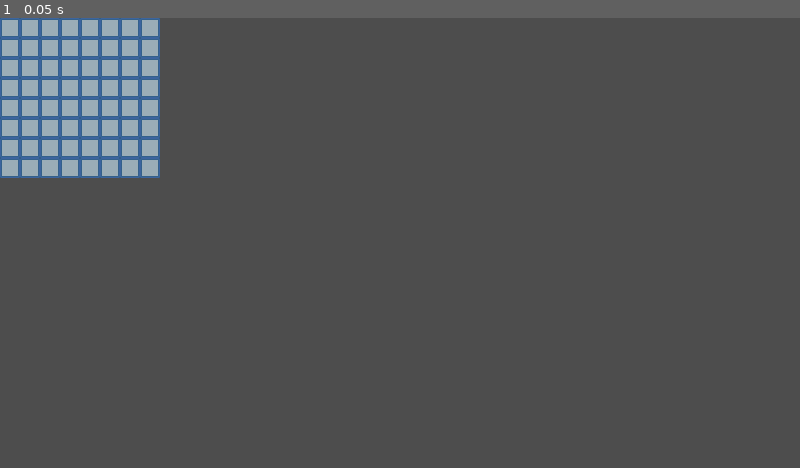
Above: before the commit, frame 1.
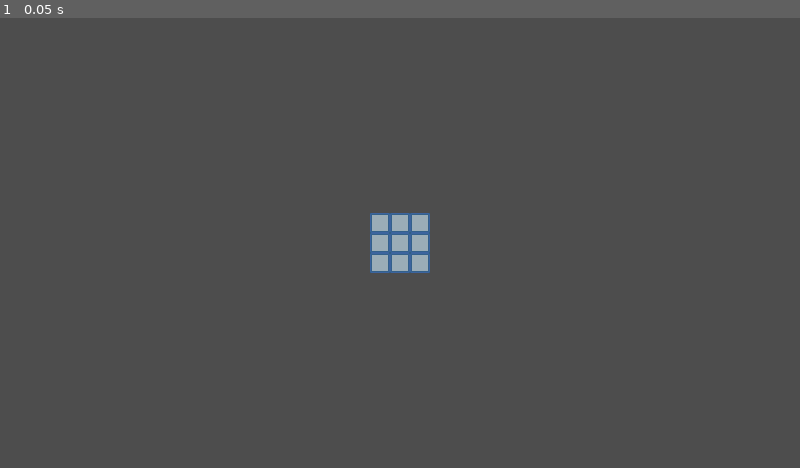
Above: after the commit, the same moment.

Repository: e-lain/MinesweeperDwarves
Game: Godot game, scene res://Main.tscn
The game is run twice, just before and just after one commit, with the same random seed, the same clock (stepped at 60 frames per second) and the same inputs.
Inputs:
- Up to frame 1 (0.05 s): no input

The runs differ from the first frame. In frame 1, 8.1% of the frame differs, in the area x 0-54%, y 0-57%.

Commit message:
Center board on-screen, add win and lose logic

Diff:
--- a/Main.gd
+++ b/Main.gd
@@ -1,28 +1,16 @@
 extends Node2D
 
-const TILE_SIZE = 32
-
-var row = 8
-var col = 8
-var bomb_count = 10
-var Tile = preload("res://Tile.tscn")
-var tiles
+var Board = preload("res://board.tscn")
 
 # Called when the node enters the scene tree for the first time.
 func _ready():
-	randomize()
-	for r in row:
-		for c in col:
-			var t = Tile.instantiate()
-			t.position = Vector2(r, c) * TILE_SIZE
-			add_child(t)
-	tiles = get_children()
-	set_bombs()
+	# place board in center with correct offset accounting for tile size and board size
+	var b = Board.instantiate()
+	var center = get_viewport_rect().size/2
+	var offset = Vector2(center.x-(b.col * b.TILE_SIZE/2), center.y-(b.row * b.TILE_SIZE/2))
+	b.position = offset
+	add_child(b)
 
-func set_bombs():
-	var n = 0
-	while n < bomb_count:
-		var tile = tiles[randi() % len(tiles)]
-		if tile.is_bomb == false:
-			tile.set_bomb()
-			n += 1
+# Called every frame. 'delta' is the elapsed time since the previous frame.
+func _process(delta):
+	pass
--- a/Main.tscn
+++ b/Main.tscn
@@ -1,6 +1,6 @@
-[gd_scene load_steps=2 format=3 uid="uid://cxvotvguyh1jt"]
+[gd_scene load_steps=2 format=3 uid="uid://iqvlmmwy7d46"]
 
-[ext_resource type="Script" path="res://Main.gd" id="1_2gg3n"]
+[ext_resource type="Script" path="res://main.gd" id="1_rna6o"]
 
-[node name="Main" type="Node2D"]
-script = ExtResource("1_2gg3n")
+[node name="board" type="Node2D"]
+script = ExtResource("1_rna6o")
--- /dev/null
+++ b/board.gd
@@ -0,0 +1,40 @@
+extends Node2D
+
+const TILE_SIZE = 32
+
+var build_mode: bool = false
+
+var row = 3
+var col = 3
+var bomb_count = 1
+var bombs_found = 0
+var tiles_uncovered = 0
+var total_tiles = row*col
+var Tile = preload("res://Tile.tscn")
+var tiles
+
+# Called when the node enters the scene tree for the first time.
+func _ready():
+	randomize()
+	for r in row:
+		for c in col:
+			var t = Tile.instantiate()
+			t.position = Vector2(r, c) * TILE_SIZE
+			add_child(t)
+	tiles = get_children()
+	set_bombs()
+
+func set_bombs():
+	var n = 0
+	while n < bomb_count:
+		var tile = tiles[randi() % len(tiles)]
+		if tile.is_bomb == false:
+			tile.set_bomb()
+			n += 1
+
+func _process(delta):
+	if tiles_uncovered == total_tiles - bomb_count:
+		build_mode = true
+		bombs_found = 0
+		tiles_uncovered = 0
+		print("TODO: LEVEL WIN! BUILD MODE ENGAGED")
--- /dev/null
+++ b/board.tscn
@@ -0,0 +1,6 @@
+[gd_scene load_steps=2 format=3 uid="uid://c76cunaes07kk"]
+
+[ext_resource type="Script" path="res://board.gd" id="1_ux0p3"]
+
+[node name="Main" type="Node2D"]
+script = ExtResource("1_ux0p3")
--- a/project.godot
+++ b/project.godot
@@ -11,7 +11,7 @@
 [application]
 
 config/name="Minesweeper Dwarves"
-run/main_scene="res://Main.tscn"
+run/main_scene="res://main.tscn"
 config/features=PackedStringArray("4.1", "GL Compatibility")
 config/icon="res://icon.svg"
 
--- a/tile.gd
+++ b/tile.gd
@@ -15,6 +15,12 @@
 	if !is_flagged:
 		is_cover = false
 		$Cover.hide()
+		get_parent().tiles_uncovered += 1
+		if is_bomb:
+			get_parent().build_mode = true
+			get_parent().bombs_found = 0
+			get_parent().tiles_uncovered = 0
+			print("TODO: THE PLAYER HAS LOST, BUILD MODE ENGAGED")
 	var count_surroundings = 0
 	for tile in get_surroundings():
 		if tile.is_bomb:
@@ -49,13 +55,18 @@
 		if !is_flagged:
 			is_flagged = true
 			$Flag.show()
+			if is_bomb:
+				get_parent().bombs_found += 1
 		elif is_flagged:
 			is_flagged = false
 			$Flag.hide()
+			if is_bomb:
+				get_parent().bombs_found -= 1
 
 func _on_control_gui_input(event):
 	if event is InputEventMouseButton:
-		if event.is_action_pressed("left_click"):
-			uncover()
-		if event.is_action_pressed("right_click"):
-			toggle_flag()
+		if !get_parent().build_mode:
+			if event.is_action_pressed("left_click"):
+				uncover()
+			if event.is_action_pressed("right_click"):
+				toggle_flag()
--- a/tile.tscn
+++ b/tile.tscn
@@ -1,10 +1,13 @@
-[gd_scene load_steps=6 format=3 uid="uid://dngpegm30apw2"]
+[gd_scene load_steps=7 format=3 uid="uid://dngpegm30apw2"]
 
 [ext_resource type="Script" path="res://tile.gd" id="1_pmyao"]
 [ext_resource type="Texture2D" uid="uid://300cl3xxon6h" path="res://Assets/PlaceholderTileBack.png" id="1_prraa"]
 [ext_resource type="Texture2D" uid="uid://bdtyf3b6o1cm0" path="res://Assets/PlaceholderTileBomb.png" id="2_kcgpn"]
 [ext_resource type="Texture2D" uid="uid://dtyo4n2yyb2og" path="res://Assets/PlaceholderTileCover.png" id="3_kgern"]
 [ext_resource type="Texture2D" uid="uid://ckpclidl2u1o7" path="res://Assets/PlaceholderTileFlag.png" id="4_7yfym"]
+
+[sub_resource type="RectangleShape2D" id="RectangleShape2D_vqsce"]
+size = Vector2(32, 32)
 
 [node name="Tile" type="Node2D"]
 script = ExtResource("1_pmyao")
@@ -37,7 +40,13 @@
 [node name="Control" type="Control" parent="."]
 layout_mode = 3
 anchors_preset = 0
-offset_right = 40.0
-offset_bottom = 40.0
+offset_right = 32.0
+offset_bottom = 32.0
+
+[node name="Area2D" type="Area2D" parent="."]
+
+[node name="CollisionShape2D" type="CollisionShape2D" parent="Area2D"]
+position = Vector2(16, 16)
+shape = SubResource("RectangleShape2D_vqsce")
 
 [connection signal="gui_input" from="Control" to="." method="_on_control_gui_input"]
